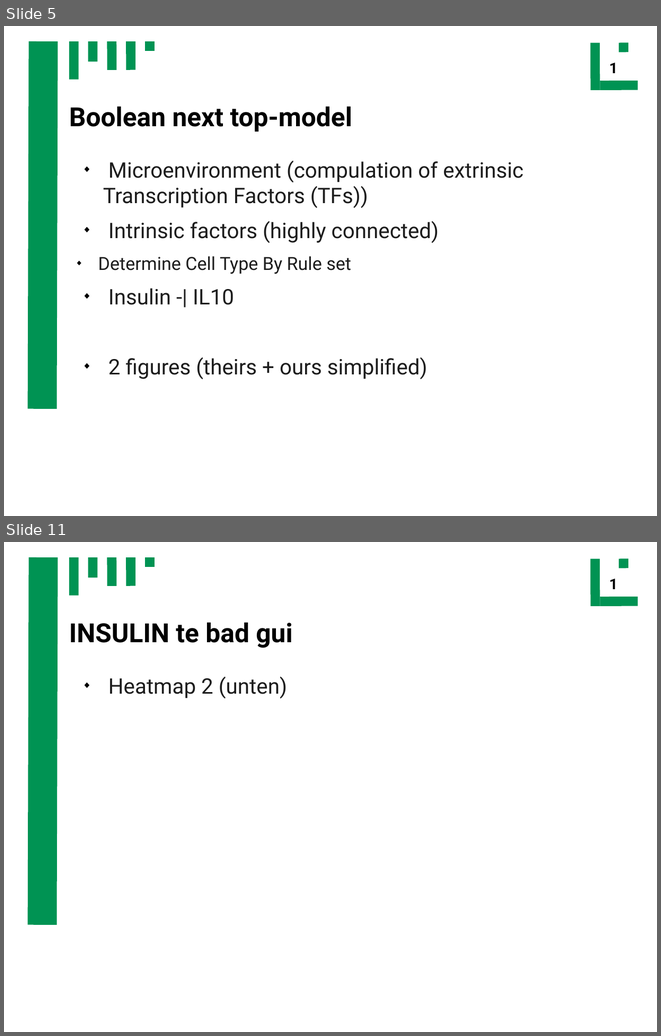
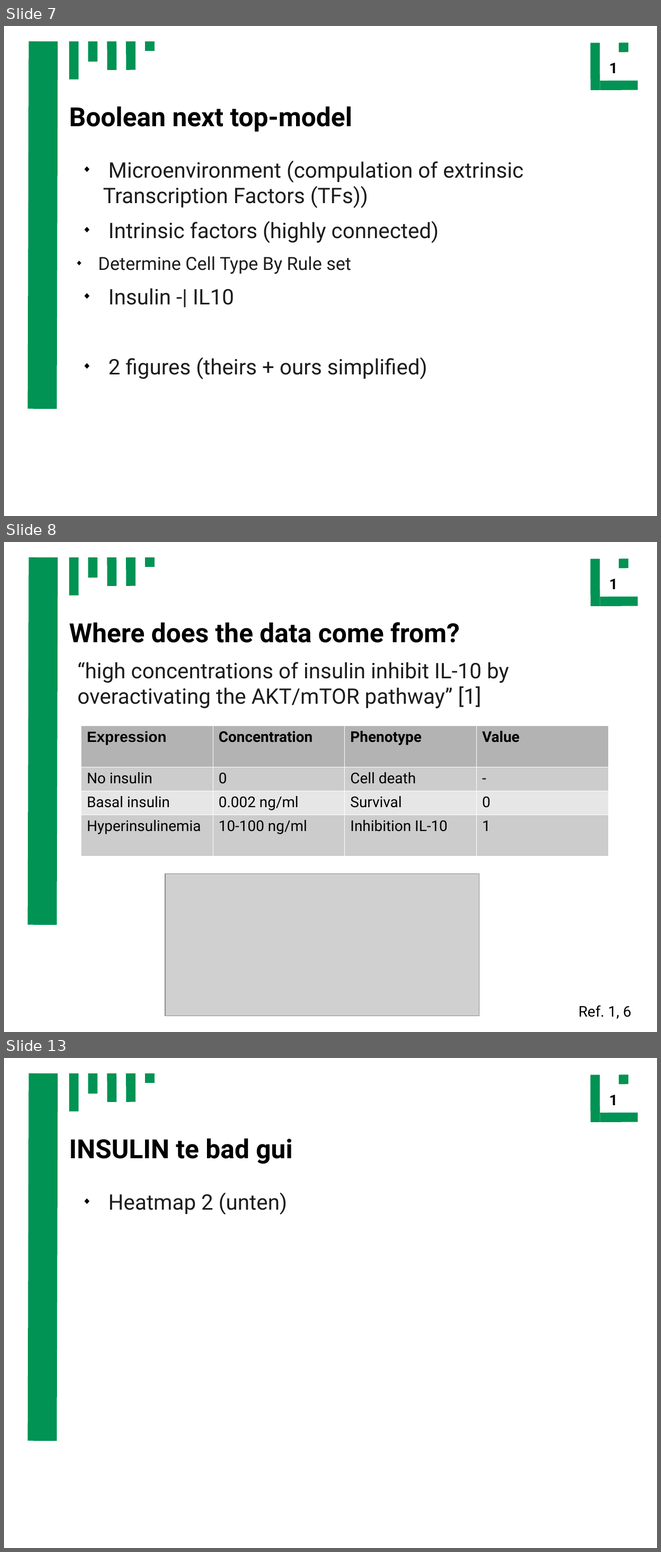
Before and after one commit to ch4perone/HaveFunWithSysBio, a slide deck: presentation.odp. Shown one above the other, each under a label of ours: slides 5 and 11 before the commit, slides 7, 8 and 13 after it; the slides between them are not shown. The pictures are 661x1036 and 661x1552 pixels, drawn with LibreOffice and Linux fonts; fonts in the diff are those of the drawing; grey boxes stand for pictures. Boxes give left, top, right and bottom in pixels: in the first picture for what was removed or moved away, otherwise in the second. Text is boxed around its words. In the diff, an @@ line names an element or a change of style, - is before the commit and + after.

```diff
--- a/presentation.odp
+++ b/presentation.odp
@@ slide 8 added at (4,542,657,1032), background #FFFFFF; not listed: 10 template elements that a slide beside it also shows @@
@@ title added at (69,622,460,643), 32 pt, text #000000, bold @@
+Where does the data come from?
@@ text added at (78,662,509,708), 26 pt, text #1C1C1C @@
+“high concentrations of insulin inhibit IL-10 by overactivating the AKT/mTOR pathway” [1]
@@ table added at (81,726,608,856), 4 rows, 4 columns @@
+Expression | Concentration | Phenotype | Value
+No insulin | 0 | Cell death | -
+Basal insulin | 0.002 ng/ml | Survival | 0
+Hyperinsulinemia | 10-100 ng/ml | Inhibition IL-10 | 1
@@ picture added at (165,874,479,1016) @@
@@ text added at (579,1005,632,1018), 18 pt, text #000000 @@
+Ref. 1, 6
@@ what was slide 5 is now slide 7 @@
@@ what was slide 11 is now slide 13 @@
```
Also in this commit, not shown: 6 slides changed, 6 other slides added, 3 slides removed, 9 other files.
